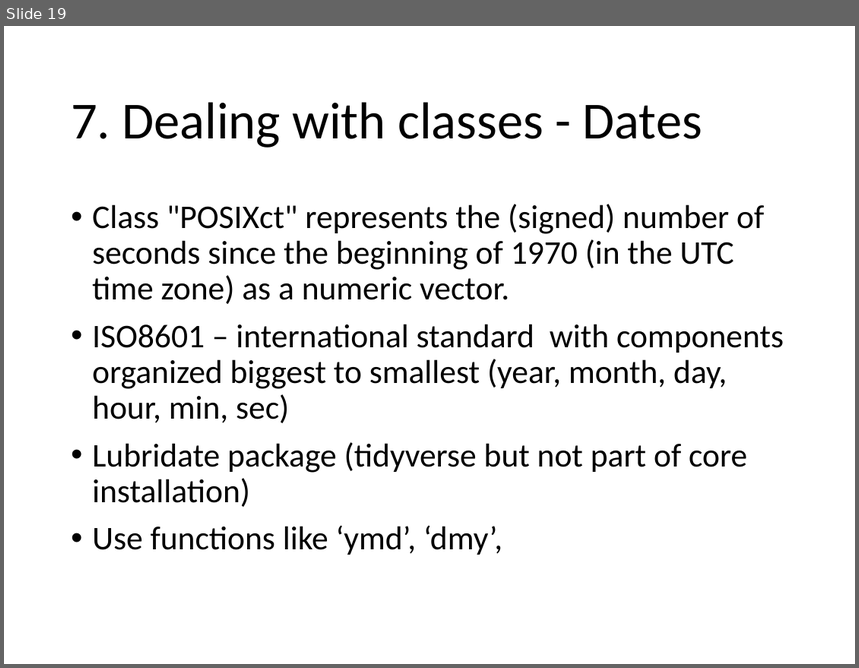
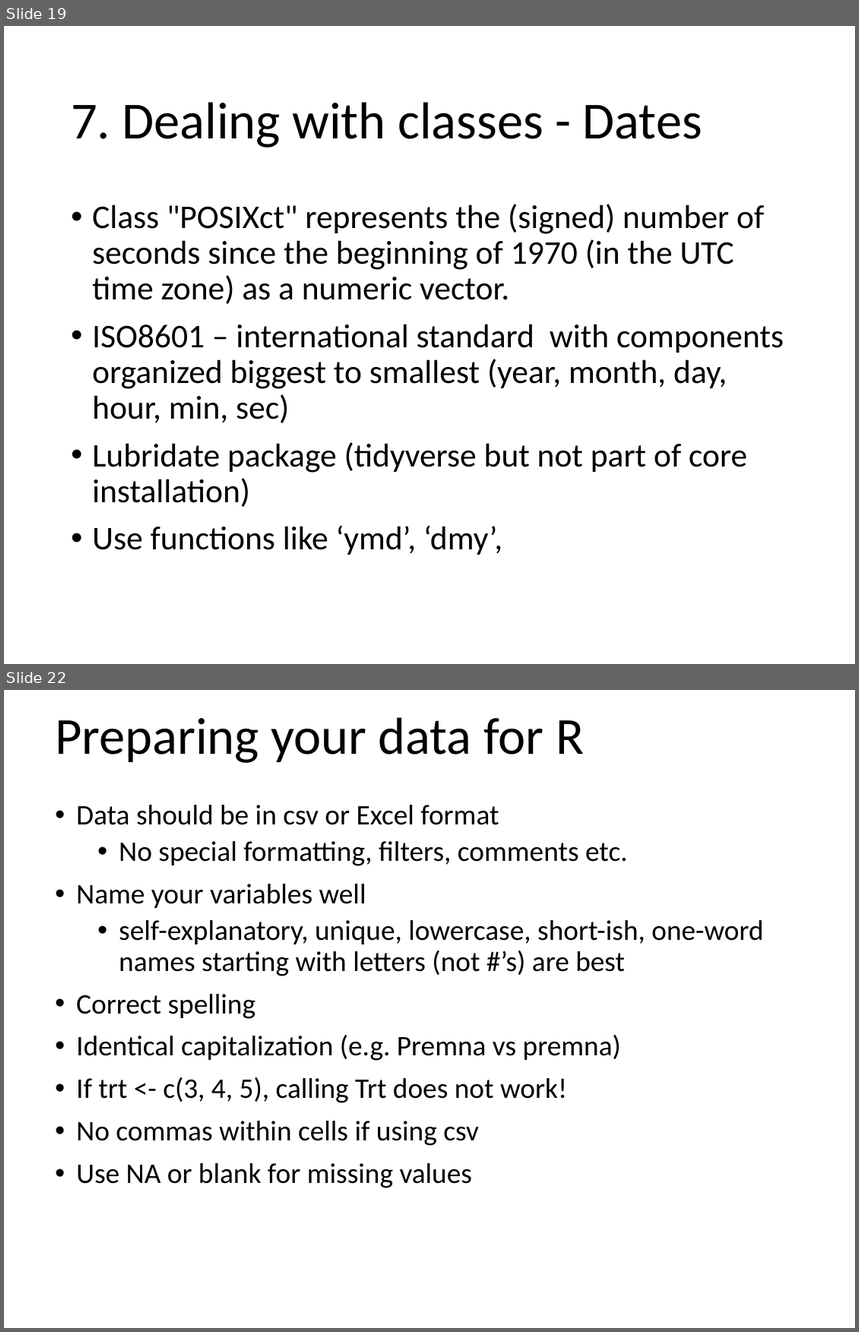
Before and after one commit to EEOB590A-Data-Science-in-R-Fall2021/CourseMaterials, a slide deck: 1. Intro to R/presentations/3. R-Intro_part2.pptx. Shown one above the other, each under a label of ours: slide 19 before the commit, slides 19 and 22 after it; the slides between them are not shown. The pictures are 859x668 and 859x1332 pixels, drawn with LibreOffice and Linux fonts; fonts in the diff are those of the drawing. Boxes give left, top, right and bottom in pixels: in the first picture for what was removed or moved away, otherwise in the second. Text is boxed around its words. In the diff, an @@ line names an element or a change of style, - is before the commit and + after.

```diff
--- a/1. Intro to R/presentations/3. R-Intro_part2.pptx
+++ b/1. Intro to R/presentations/3. R-Intro_part2.pptx
@@ slide 22 added at [4, 690, 855, 1328], background #FFFFFF @@
@@ title added at [55, 717, 584, 763], 44 pt, text #000000 @@
+Preparing your data for R
@@ text added at [76, 805, 763, 1189], 24 pt, text #000000 @@
+• Data should be in csv or Excel format
+  • No special formatting, filters, comments etc.
+• Name your variables well
+  • self-explanatory, unique, lowercase, short-ish, one-word names starting with letters (not #’s) are best
+• Correct spelling
+• Identical capitalization (e.g. Premna vs premna)
+• If trt <- c(3, 4, 5), calling Trt does not work!
+• No commas within cells if using csv
+• Use NA or blank for missing values
```
Also in this commit, not shown: 1 slide changed, 4 other slides added, 8 other files.
